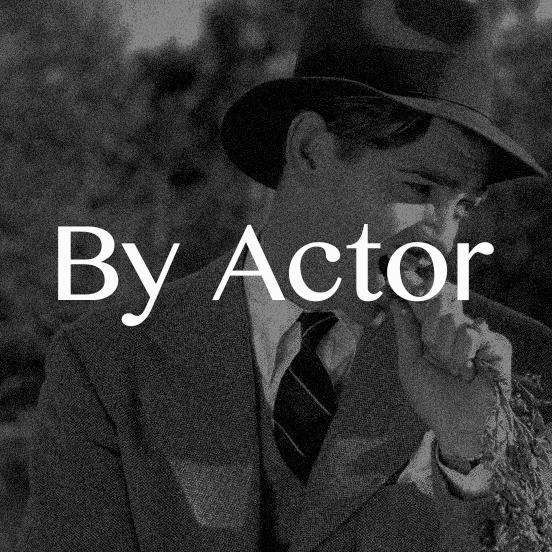
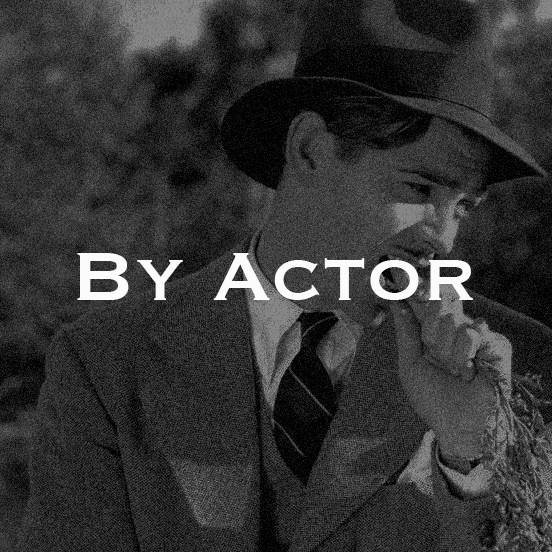
Two versions of the same layered image (w=552, h=552). Layer-by-layer changes:
painted on "By Actor" over [58, 224, 494, 327]
